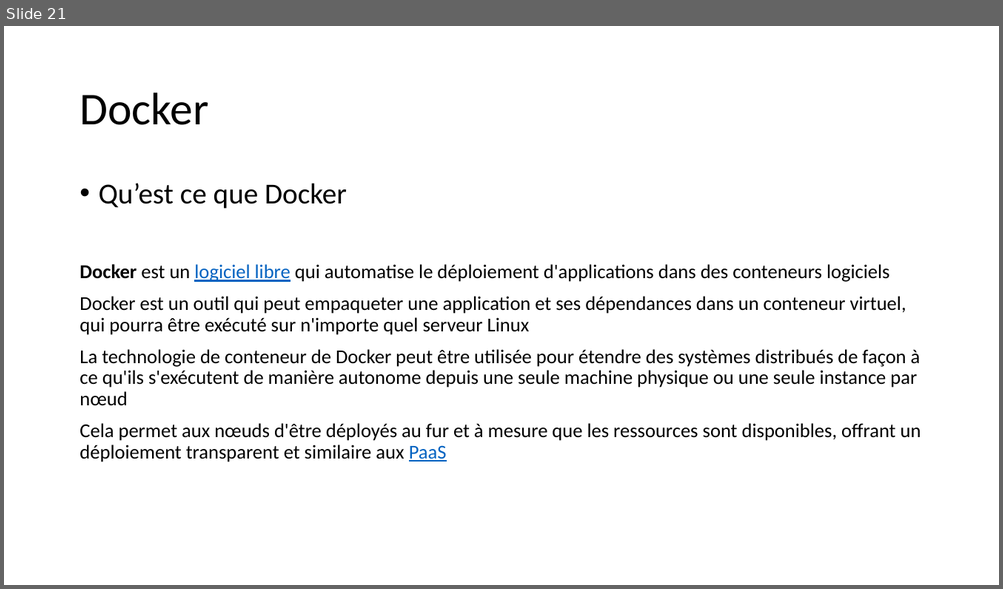
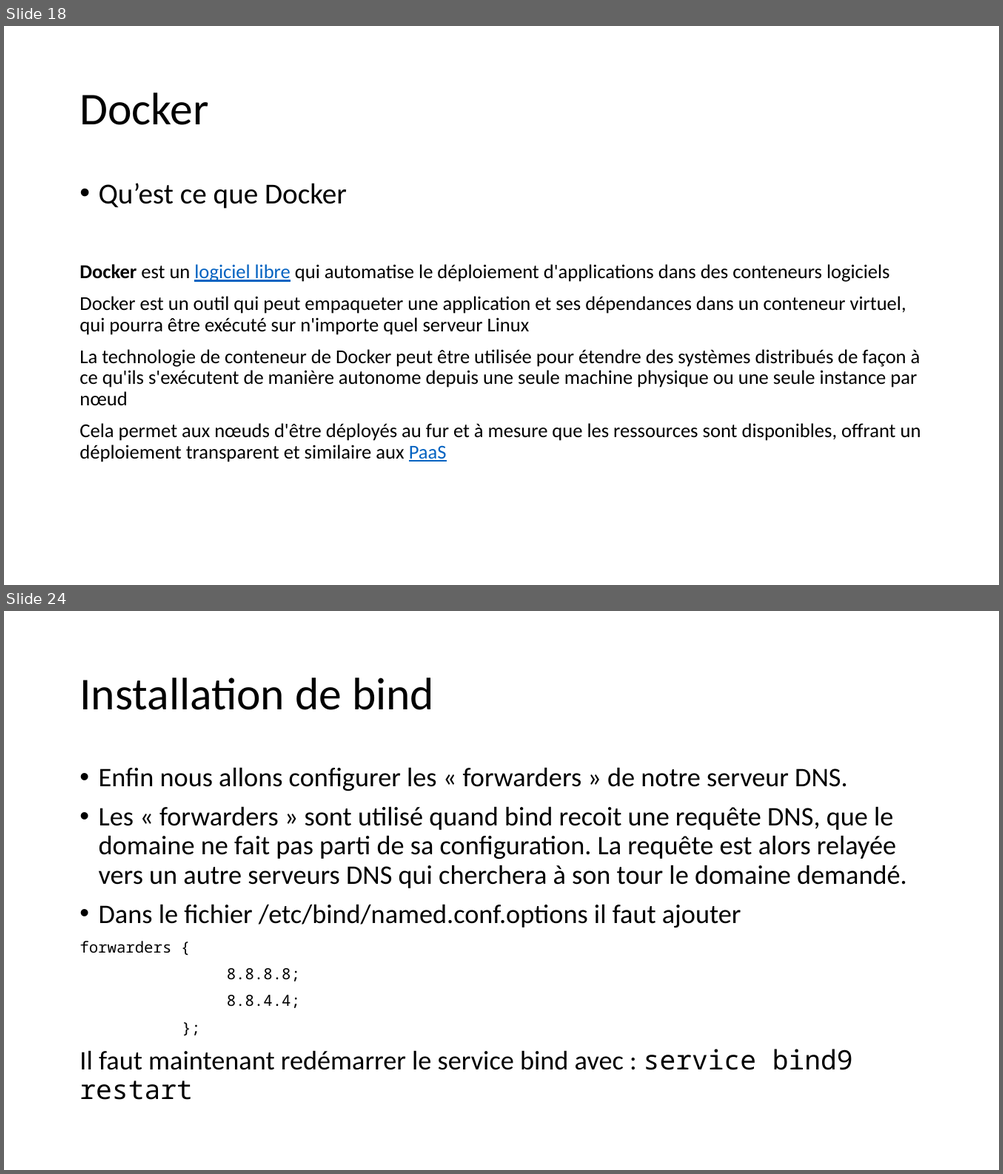
Before and after one commit to jeremysalmon/coursSystemeReparti, a slide deck: systeme_reparti.pptx. Shown one above the other, each under a label of ours: slide 21 before the commit, slides 18 and 24 after it; the slides between them are not shown. The pictures are 1003x589 and 1003x1174 pixels, drawn with LibreOffice and Linux fonts; fonts in the diff are those of the drawing. Boxes give left, top, right and bottom in pixels: in the first picture for what was removed or moved away, otherwise in the second. Text is boxed around its words. In the diff, an @@ line names an element or a change of style, - is before the commit and + after.

Commit message:
Cours final 2016
Cours pour l’exament (sans la partie memcached)

```diff
--- a/systeme_reparti.pptx
+++ b/systeme_reparti.pptx
@@ slide 24 added at [4,611,999,1170], background #FFFFFF @@
@@ title added at [79,678,434,710], 44 pt, text #000000 @@
+Installation de bind
@@ text added at [79,767,907,1100], 25.9 pt, text #000000 @@
+• Enfin nous allons configurer les « forwarders » de notre serveur DNS.
+• Les « forwarders » sont utilisé quand bind recoit une requête DNS, que le domaine ne fait pas parti de sa configuration. La requête est alors relayée vers un autre serveurs DNS qui cherchera à son tour le domaine demandé.
+• Dans le fichier /etc/bind/named.conf.options il faut ajouter
+forwarders {
+8.8.8.8;
+8.8.4.4;
+};
+Il faut maintenant redémarrer le service bind avec : service bind9 restart
@@ what was slide 21 is now slide 18 @@
```
Also in this commit, not shown: 2 slides changed, 18 other slides added.
